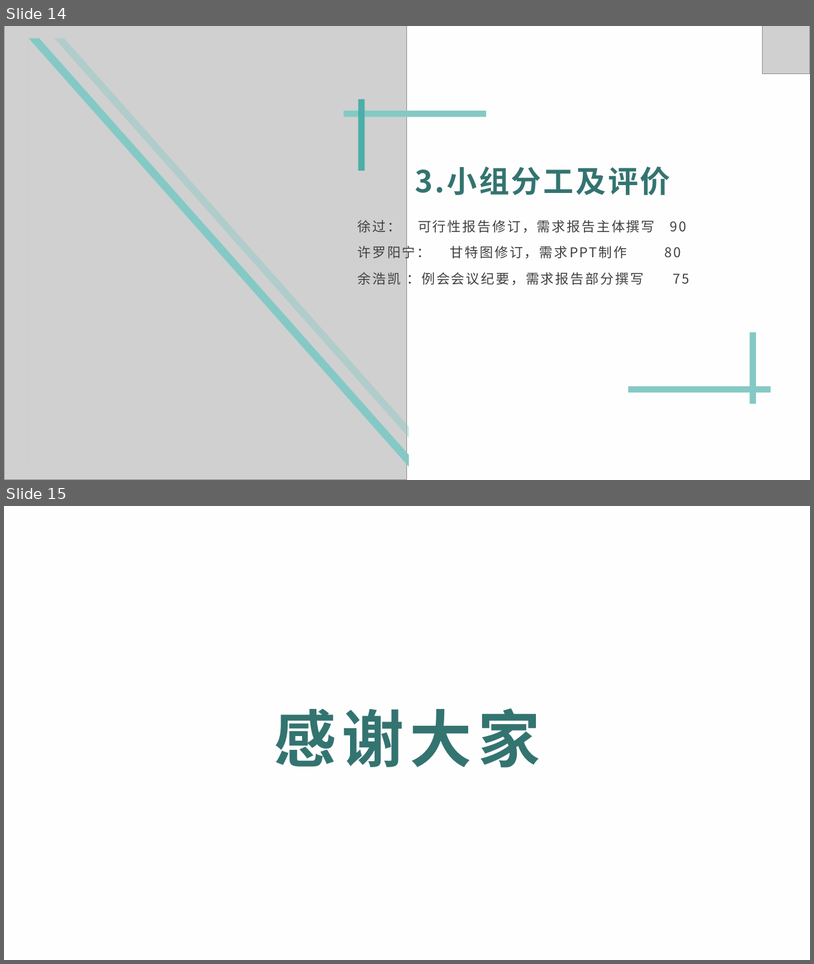
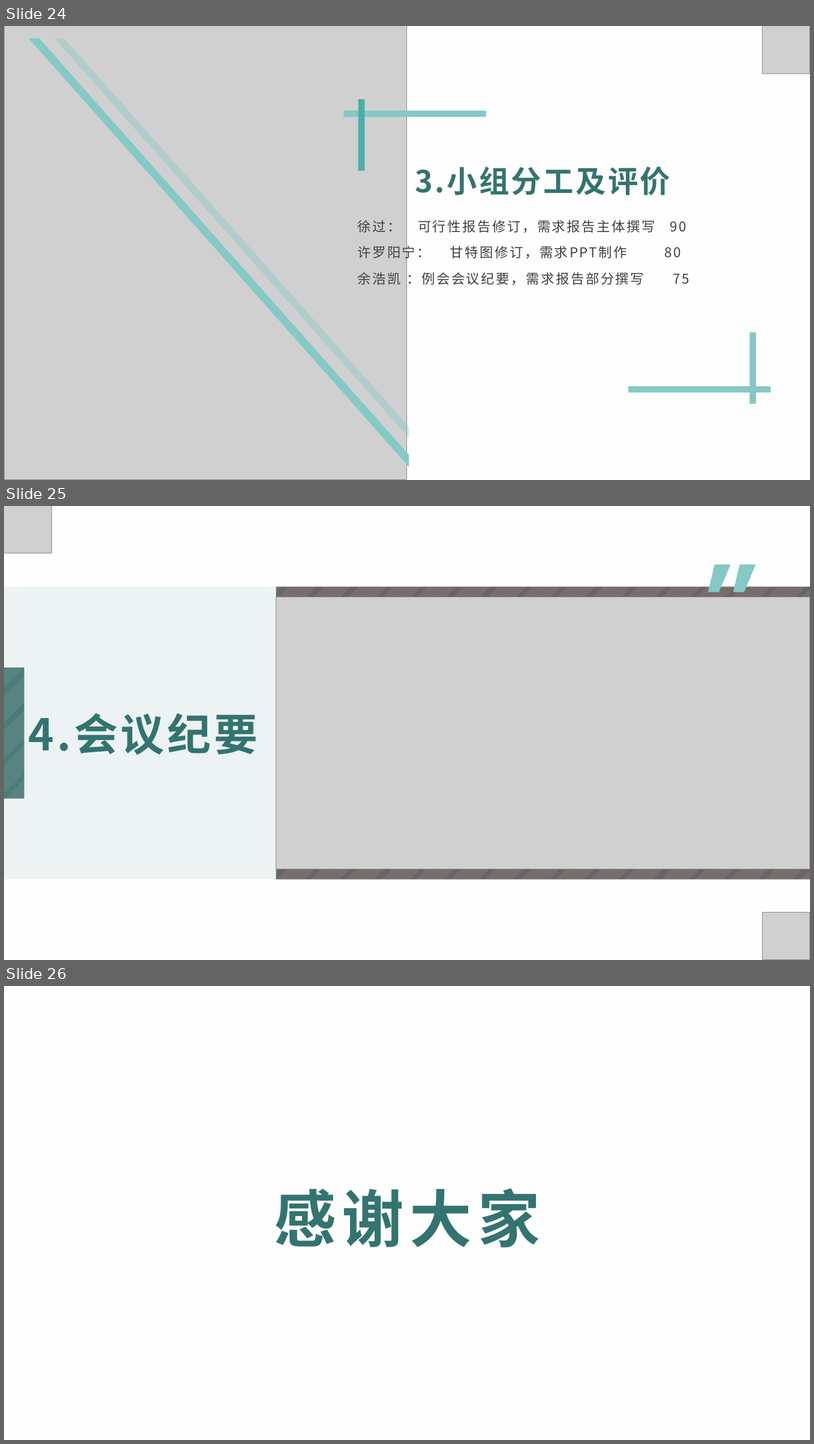
Before and after one commit to xlisses/ruang, a slide deck: Requirement_Statements/需求分析.pptx. Shown one above the other, each under a label of ours: slides 14 and 15 before the commit, slides 24, 25 and 26 after it. The pictures are 814x964 and 814x1444 pixels, drawn with LibreOffice and Linux fonts; fonts in the diff are those of the drawing; grey boxes stand for pictures; background and template pictures are left out. Boxes give left, top, right and bottom in pixels: in the first picture for what was removed or moved away, otherwise in the second. Text is boxed around its words. In the diff, an @@ line names an element or a change of style, - is before the commit and + after.

```diff
--- a/Requirement_Statements/需求分析.pptx
+++ b/Requirement_Statements/需求分析.pptx
@@ slide 25 added at (4,506,810,960), background #FFFEFE @@
@@ picture added at (4,506,52,553) @@
@@ freeform shape added at (709,565,731,592), fill #84C9C5 @@
@@ freeform shape added at (734,565,756,592), fill #84C9C5 @@
@@ rectangle added at (4,586,277,879), fill #EDF2F2 @@
@@ rectangle added at (276,586,810,879), fill pattern #FFCBCB on #595959 @@
@@ picture added at (276,597,810,869) @@
@@ rectangle added at (4,667,24,799), fill pattern #FFCBCB on #337470 @@
@@ text added at (29,713,258,754), 52 pt, text #337470, bold @@
+4.会议纪要
@@ picture added at (763,912,810,960) @@
@@ what was slide 14 is now slide 24 @@
@@ what was slide 15 is now slide 26 @@
```
Also in this commit, not shown: 2 slides changed, 10 other slides added.
